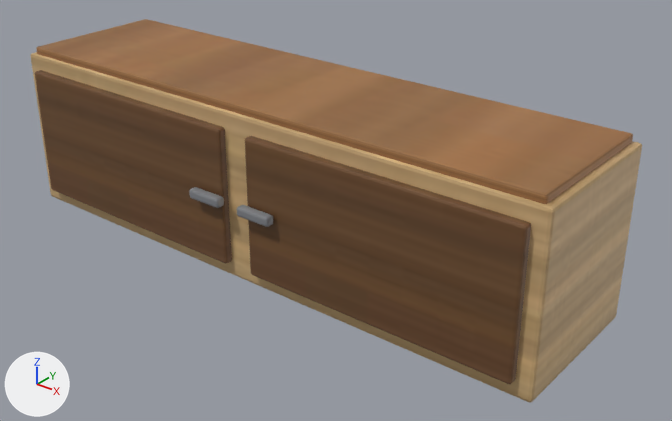
One commit to the glTF model models/pieces/tv_cabinet.glb: the scene before it, then after it.
Both versions are drawn from a 50 mm lens placed at (1.446, -1.65, 1.237), pointed at (0.114, 0.015, 0.205). The axes (+X, +Y, +Z) are drawn at lower left. The lights are the same throughout. The older version comes first.

The scene before the commit, as lines of its bpy script (objects in view):
```python
ob_body = bpy.data.objects.new('body', me_cube_017)
ob_body.location = (0.0, 0.0, 0.28)
ob_part_doorl__tv_cabinet = bpy.data.objects.new('part_doorL__tv_cabinet', me_cube_019)
ob_part_doorl__tv_cabinet.location = (-0.4, -0.215, 0.28)
ob_part_doorr__tv_cabinet = bpy.data.objects.new('part_doorR__tv_cabinet', me_cube_021)
ob_part_doorr__tv_cabinet.location = (0.4, -0.215, 0.28)
ob_toptrim = bpy.data.objects.new('toptrim', me_cube_018)
ob_toptrim.location = (0.0, 0.0, 0.505)
```
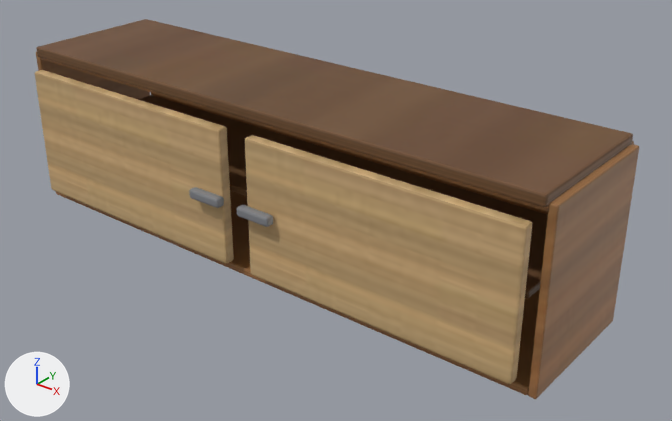
Boxes (x1, y1, x2, y2) around the edits, measured in the pictures (672 x 421 px):
'part_doorR__tv_cabinet', surface changed (lighter): (236, 136, 531, 384) in both
'toptrim', surface changed (darker): (36, 19, 633, 204) in both
'body', deleted (brown): before (31, 52, 642, 402)
'part_doorL__tv_cabinet', surface changed (lighter): (35, 70, 232, 263) in both
'tv_body_right', added (brown): after (528, 144, 639, 399)
'tv_shelf', added: after (138, 95, 548, 299)
'tv_body_bottom', added: after (60, 191, 540, 395)
'tv_body_top', added: after (41, 58, 549, 211)
'tv_body_left', added: after (36, 52, 150, 195)
'tv_body_back', added (mostly hidden): after (151, 93, 634, 215)

What the commit changed:
Material 'wood' (mat_wood) changes its picture from img_t_wood to img_t_wood_002.
Material 'wood_light' (mat_wood_light) changes its picture from img_t_wood_001 to img_t_wood.
Material 'wood_dark' (mat_wood_dark) changes its picture from img_t_wood_002 to img_t_wood_001.
Mesh me_cube_022 is new.
It has 56 vertices, 108 faces and spans x -0.75..0.75, y -0.17..0.17, z -0.01..0.01.
It uses material mat_wood_dark (picture img_t_wood_001).
Mesh me_cube_020 is new.
It has 56 vertices, 108 faces and spans x -0.78..0.78, y -0.19..0.19, z -0.01..0.01.
It uses material mat_wood (picture img_t_wood_002).
Mesh me_cube_019_1 is new.
It has 56 vertices, 108 faces and spans x -0.01..0.01, y -0.19..0.19, z -0.22..0.22.
It uses material mat_wood (picture img_t_wood_002).
Mesh me_cube_017_1 is new.
It has 56 vertices, 108 faces and spans x -0.78..0.78, y -0.01..0.01, z -0.22..0.22.
It uses material mat_wood (picture img_t_wood_002).
Object 'body' (ob_body) is deleted.
Object 'tv_shelf' (ob_tv_shelf) is new; it shows me_cube_022.
Its location is (0.0, 0.0, 0.28).
Object 'tv_body_top' (ob_tv_body_top) is new; it shows me_cube_020.
Its location is (0.0, 0.0, 0.49).
Object 'tv_body_right' (ob_tv_body_right) is new; it shows me_cube_019_1.
Its location is (0.79, 0.0, 0.28).
Object 'tv_body_left' (ob_tv_body_left) is new; it shows a copy of me_cube_019_1.
Its location is (-0.79, 0.0, 0.28).
Object 'tv_body_bottom' (ob_tv_body_bottom) is new; it shows a copy of me_cube_020.
Its location is (0.0, 0.0, 0.07).
Object 'tv_body_back' (ob_tv_body_back) is new; it shows me_cube_017_1.
Its location is (0.0, 0.2, 0.28).
